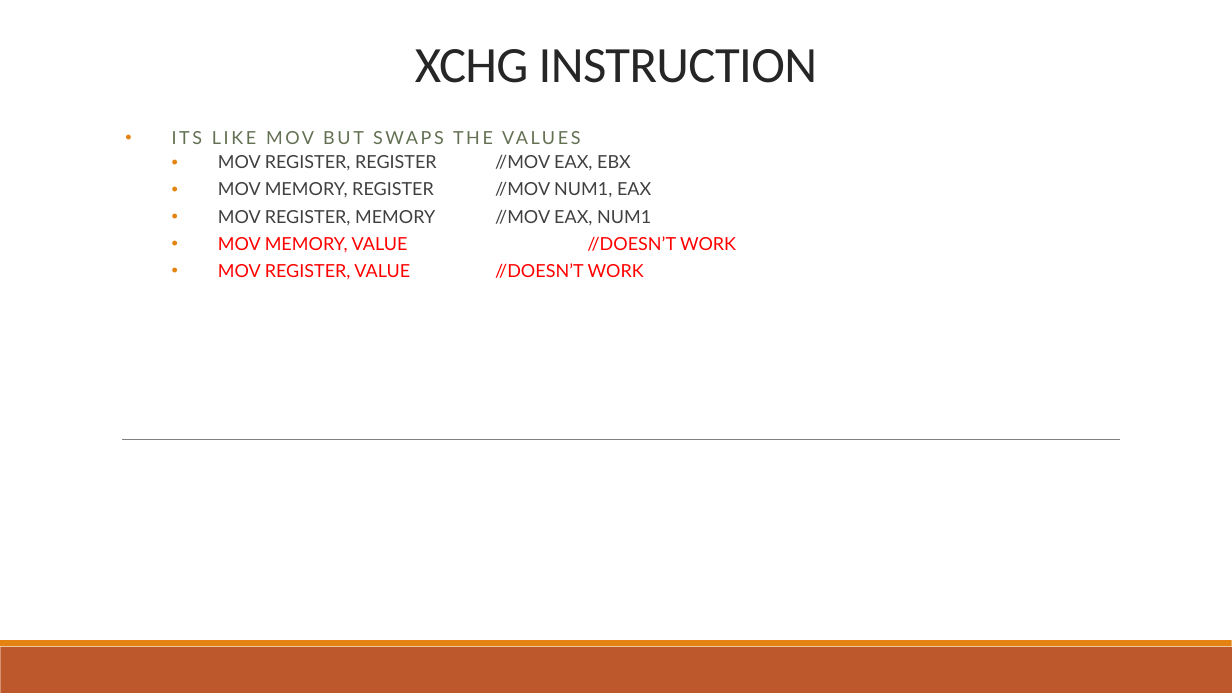
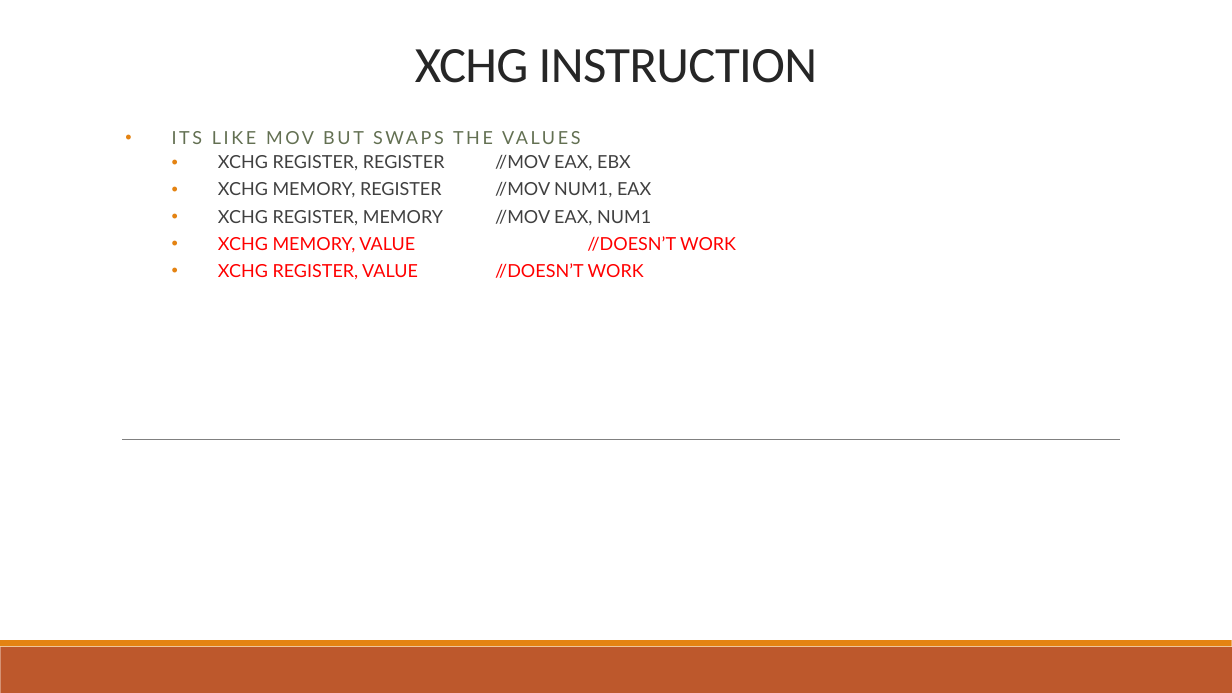
Before and after one commit to b1nch3f/Assembly-Language-Tutorials-for-Windows, a slide deck: slide 6 of 04 Data Transfers/Data Transfers - Part 1.pptx. Drawn at 1232x693 pixels with LibreOffice and Linux fonts; fonts in the diff are those of the drawing. Boxes give left, top, right and bottom in pixels: in the first picture for what was removed or moved away, otherwise in the second. Text is boxed around its words. In the diff, an @@ line names an element or a change of style, - is before the commit and + after.

```diff
--- a/04 Data Transfers/Data Transfers - Part 1.pptx
+++ b/04 Data Transfers/Data Transfers - Part 1.pptx
@@ subtitle at (218, 155, 736, 280): text changed @@
-  • MOV REGISTER, REGISTER //MOV EAX, EBX
-  • MOV MEMORY, REGISTER //MOV NUM1, EAX
-  • MOV REGISTER, MEMORY //MOV EAX, NUM1
-  • MOV MEMORY, VALUE //DOESN’T WORK
-  • MOV REGISTER, VALUE //DOESN’T WORK
+  • XCHG REGISTER, REGISTER //MOV EAX, EBX
+  • XCHG MEMORY, REGISTER //MOV NUM1, EAX
+  • XCHG REGISTER, MEMORY //MOV EAX, NUM1
+  • XCHG MEMORY, VALUE //DOESN’T WORK
+  • XCHG REGISTER, VALUE //DOESN’T WORK
```
Also in this commit, not shown: 12 other files.
